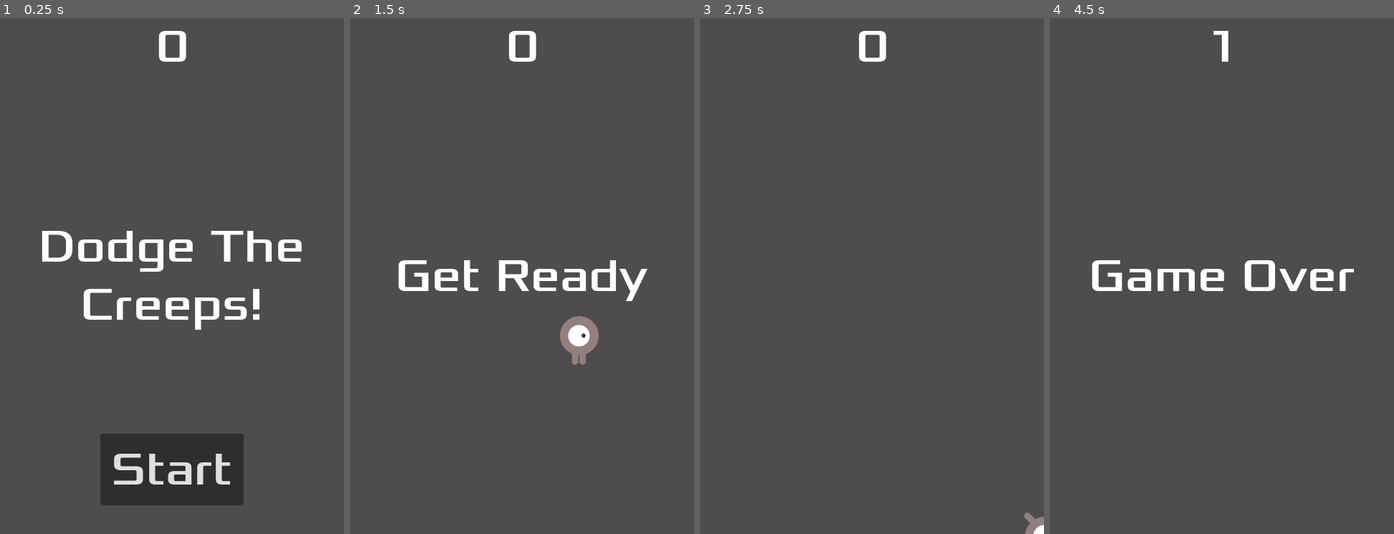
Above: before the commit, frames 1-4 (left to right).
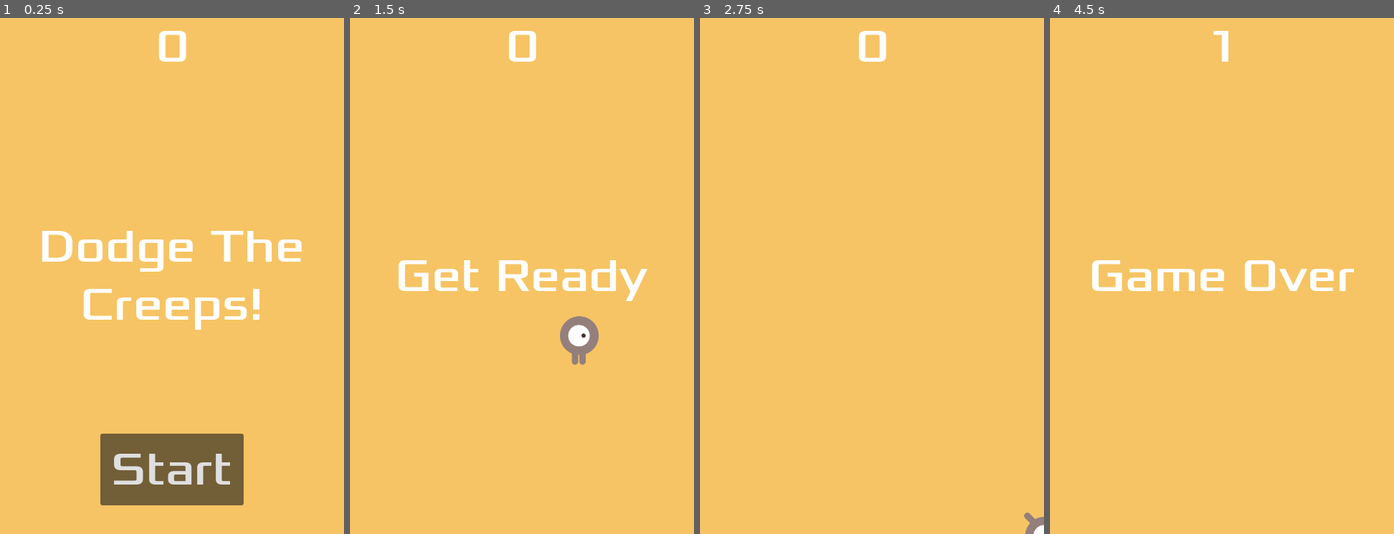
Above: after the commit, the same moments.

Repository: Mintteacup/DodgeTheCreeps-Godot-4
Game: Godot game, scene res://main.tscn
Two runs of this game, one before a commit and one after it. Both use one fixed random seed, a clock stepped at 60 frames per second and the inputs below.
Inputs:
- Up to frame 1 (0.25 s): no input
- Up to frame 2 (1.5 s): click "Start" at 0.5 s; tap Enter at 1.25 s; hold D (move_right) from 1.28 s (still down)
- Up to frame 3 (2.75 s): release D (move_right) at 2.03 s; hold S (move_down) from 2.03 s (still down)
- Up to frame 4 (4.5 s): release S (move_down) at 2.78 s; hold D (move_right) 2.78-3.53 s; hold W (move_up) 3.53-4.28 s; hold A (move_left) from 4.28 s (still down)

The runs differ from the first frame. In frame 1, 97% of the frame differs, in the area x 0-100%, y 0-100%; in frame 2, 98%; in frame 3, 100%; in frame 4, 98%.

Commit message:
Update main.tscn
added a background

Diff:
--- a/main.tscn
+++ b/main.tscn
@@ -14,6 +14,14 @@
 [node name="Main" type="Node"]
 script = ExtResource("1_ovrpj")
 mob_scene = ExtResource("2_e6jyn")
+
+[node name="ColorRect" type="ColorRect" parent="."]
+anchors_preset = 15
+anchor_right = 1.0
+anchor_bottom = 1.0
+grow_horizontal = 2
+grow_vertical = 2
+color = Color(0.964706, 0.768627, 0.392157, 1)
 
 [node name="Player" parent="." instance=ExtResource("1_r2jcf")]
 
